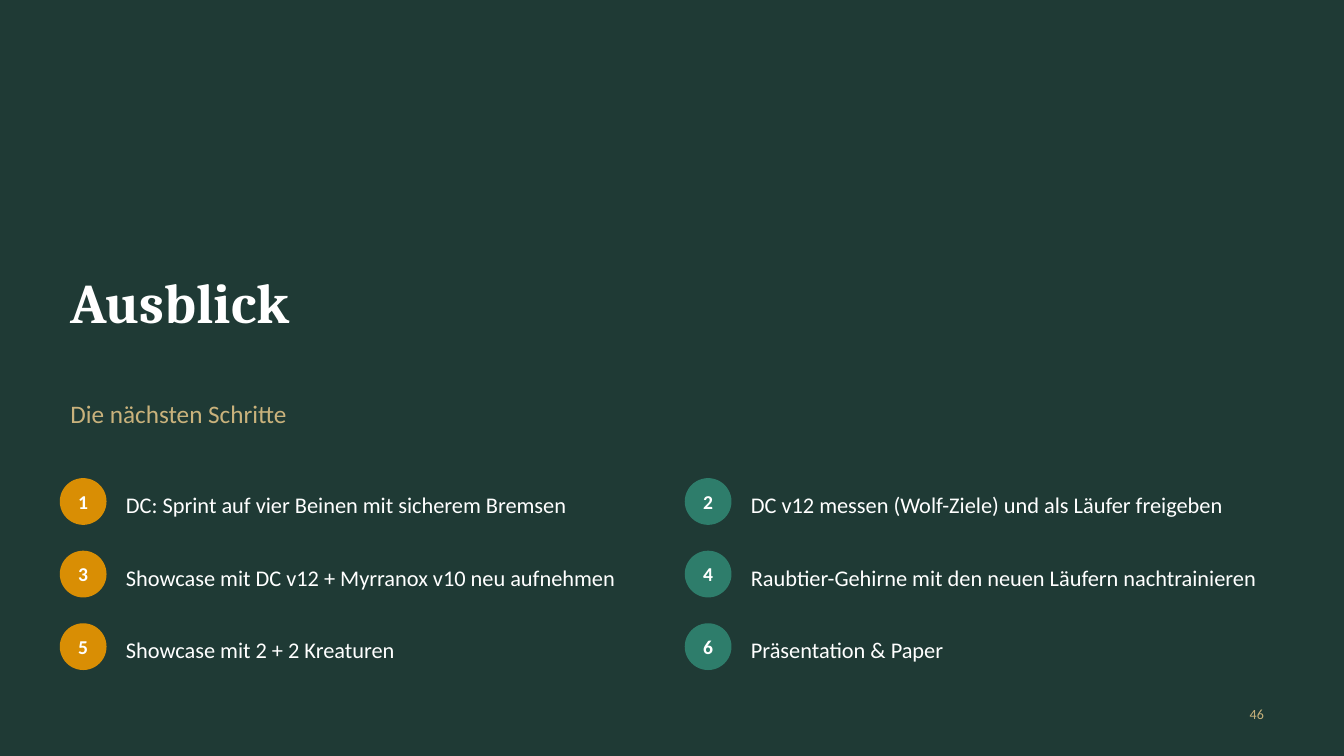
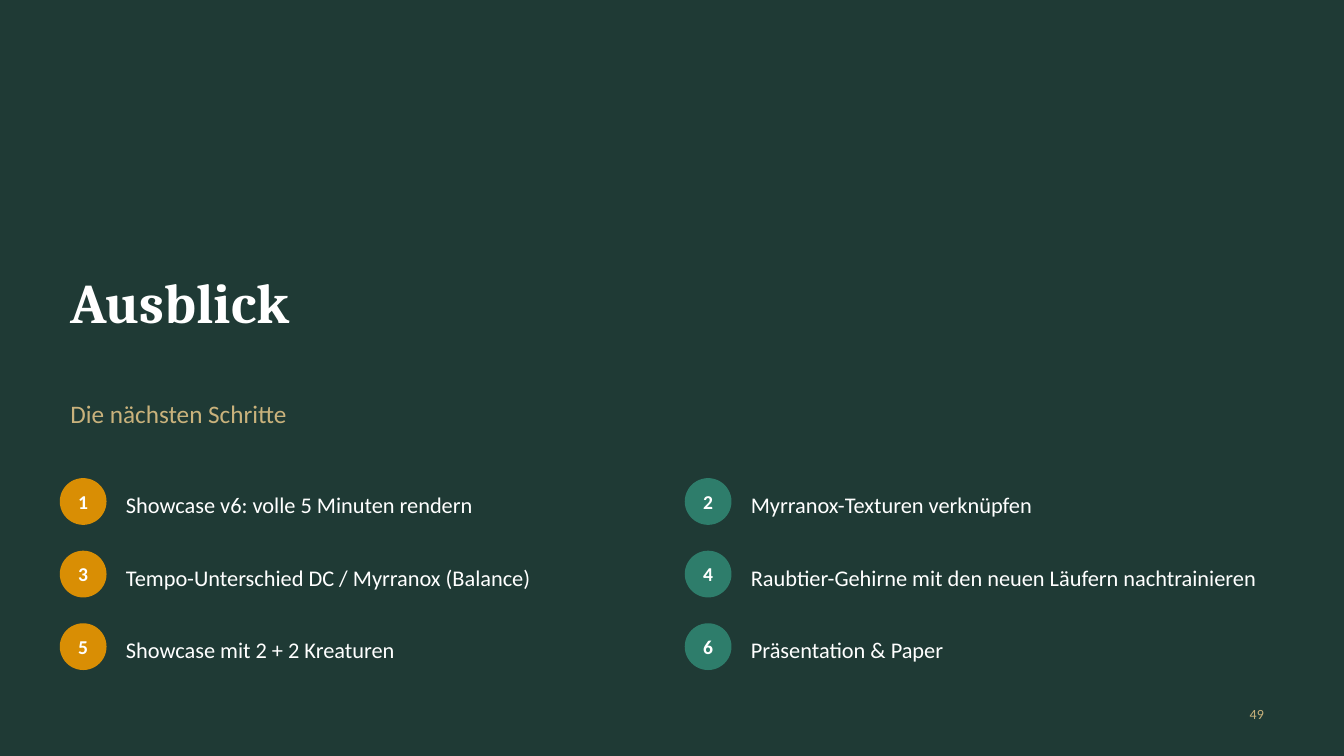
Before and after one commit to xTh0masx/Reinforcement_Learning_Creature, a slide deck: slide 49 of docs/presentation/Endemic_Creatures_RL.pptx (slide 46 before the commit). Drawn at 1344x756 pixels with LibreOffice and Linux fonts; fonts in the diff are those of the drawing. Boxes give left, top, right and bottom in pixels: in the first picture for what was removed or moved away, otherwise in the second. Text is boxed around its words. In the diff, an @@ line names an element or a change of style, - is before the commit and + after.

```diff
--- a/docs/presentation/Endemic_Creatures_RL.pptx
+++ b/docs/presentation/Endemic_Creatures_RL.pptx
@@ text at bbox=[126, 497, 473, 513]: text changed @@
-DC: Sprint auf vier Beinen mit sicherem Bremsen
+Showcase v6: volle 5 Minuten rendern
@@ text at bbox=[751, 497, 1032, 517]: text changed @@
-DC v12 messen (Wolf-Ziele) und als Läufer freigeben
+Myrranox-Texturen verknüpfen
@@ text at bbox=[126, 570, 530, 590]: text changed @@
-Showcase mit DC v12 + Myrranox v10 neu aufnehmen
+Tempo-Unterschied DC / Myrranox (Balance)
@@ page number at bbox=[1250, 710, 1264, 719]: text changed @@
-46
+49
```
Also in this commit, not shown: 10 other slides changed, 3 slides added, 11 other files.
